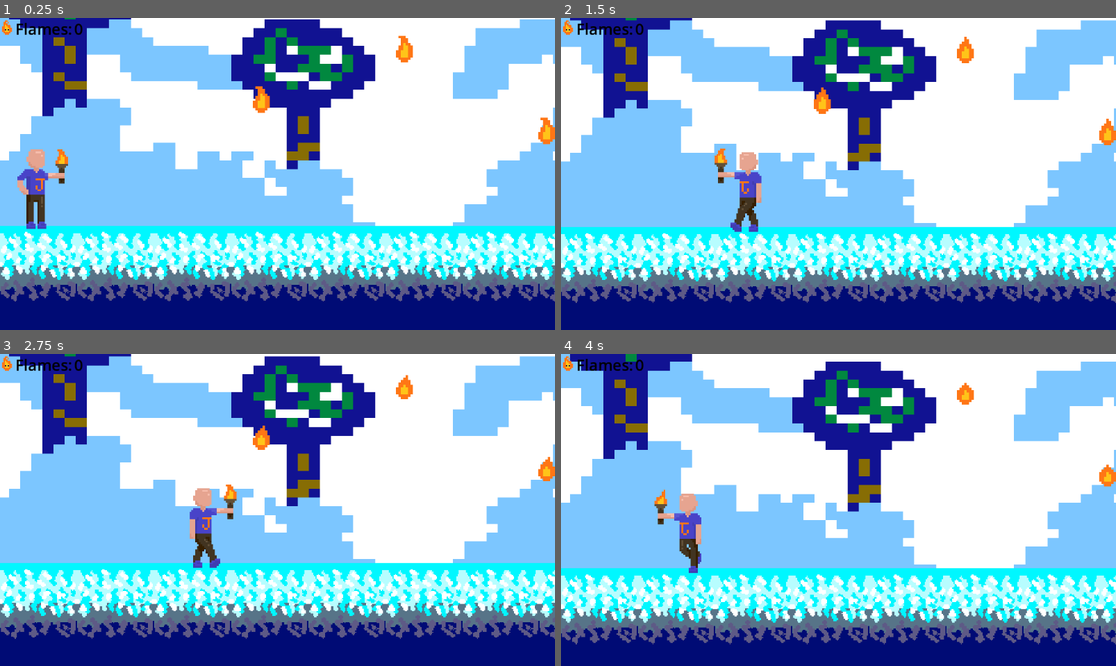
Above: before the commit, frames 1-4 (two rows, left to right).
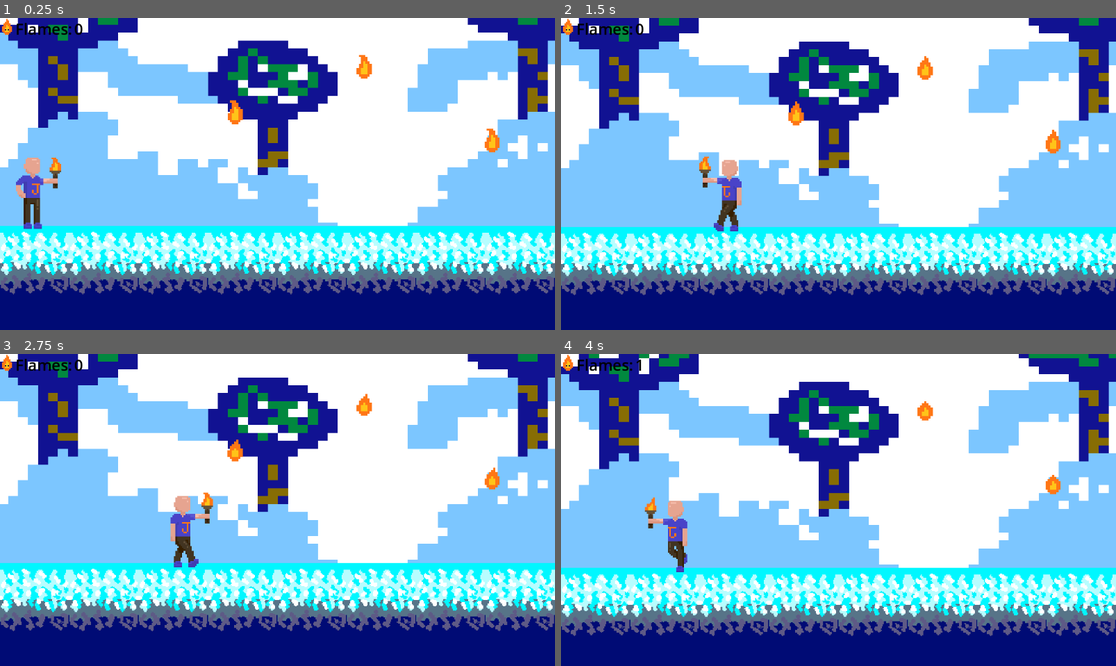
Above: after the commit, the same moments.

Repository: Elena-Barrachina/PonentJam
Game: Godot game, scene res://scenes/main.tscn
Same seed, same stepped clock (60 frames per second), same inputs: the game is played once before the commit and once after it.
Inputs:
- Up to frame 1 (0.25 s): no input
- Up to frame 2 (1.5 s): hold Right (ui_right) 0.53-1.28 s; hold Left (ui_left) from 1.28 s (still down)
- Up to frame 3 (2.75 s): release Left (ui_left) at 2.03 s; hold Right (ui_right) from 2.03 s (still down)
- Up to frame 4 (4 s): release Right (ui_right) at 2.78 s; hold Up (ui_up) 2.78-3.53 s; hold Left (ui_left) from 3.53 s (still down)

The runs differ from the first frame. In frame 1, 40% of the frame differs, in the area x 0-100%, y 0-91%; in frame 2, 40%; in frame 3, 40%; in frame 4, 41%, in the area x 0-100%, y 0-94%.

Commit message:
Havemus contador
He aprés sobre grups i etiquetes, tu

Diff:
--- a/project.godot
+++ b/project.godot
@@ -15,9 +15,10 @@
 config/features=PackedStringArray("4.5", "GL Compatibility")
 config/icon="res://icon.svg"
 
-[display]
+[global_group]
 
-window/size/mode=2
+flames=""
+flames_num=""
 
 [input]
 
--- a/scenes/Flame.tscn
+++ b/scenes/Flame.tscn
@@ -15,7 +15,7 @@
 
 func _on_body_entered(body):
 	if body.is_in_group(\"player\"):
-		body.add_collectible()
+		body.add_flame()
 		$AudioStreamPlayer2D.play()
 		pickup_effect()
 
@@ -24,9 +24,9 @@
 
 	var tween = create_tween()
 	tween.set_parallel(true)
-	tween.tween_property(anim, \"rotation_degrees\", anim.rotation_degrees + 720, 0.6)
-	tween.tween_property(self, \"position:y\", position.y - 60, 0.6)
-	tween.tween_property(anim, \"modulate:a\", 0.0, 0.6)
+	tween.tween_property(anim, \"rotation_degrees\", anim.rotation_degrees + 900, 0.6)
+	tween.tween_property(self, \"position:y\", position.y - 100, 0.6)
+	tween.tween_property(anim, \"modulate:a\", 0.0, 0.8)
 	tween.finished.connect(queue_free)
 "
 
@@ -90,7 +90,7 @@
 [sub_resource type="CircleShape2D" id="CircleShape2D_61c27"]
 radius = 5.0
 
-[node name="Llama" type="Area2D"]
+[node name="Llama" type="Area2D" groups=["flames"]]
 script = SubResource("GDScript_1pg6c")
 
 [node name="AnimatedSprite2D" type="AnimatedSprite2D" parent="."]
--- a/scenes/UI.tscn
+++ b/scenes/UI.tscn
@@ -61,25 +61,24 @@
 
 [node name="Ui" type="CanvasLayer"]
 
-[node name="Flama_info" type="HBoxContainer" parent="."]
+[node name="Flames_info" type="HBoxContainer" parent="."]
 offset_right = 40.0
 offset_bottom = 40.0
 
-[node name="AnimatedSprite2D" type="AnimatedSprite2D" parent="Flama_info"]
+[node name="AnimatedSprite2D" type="AnimatedSprite2D" parent="Flames_info"]
 position = Vector2(14, 20)
 scale = Vector2(3, 3)
 sprite_frames = SubResource("SpriteFrames_ukj8e")
 animation = &"flama"
-frame = 3
-frame_progress = 0.2933187
+frame_progress = 0.07557459
 
-[node name="Flama_text" type="Label" parent="Flama_info"]
+[node name="Flames_text" type="Label" parent="Flames_info"]
 layout_mode = 2
 theme_override_colors/font_color = Color(0, 0, 0, 1)
 theme_override_font_sizes/font_size = 32
 text = "    Flames:"
 
-[node name="Flama_num" type="Label" parent="Flama_info" groups=["flames_num"]]
+[node name="Flames_num" type="Label" parent="Flames_info" groups=["flames_num"]]
 layout_mode = 2
 theme_override_colors/font_color = Color(0, 0, 0, 1)
 theme_override_font_sizes/font_size = 32
--- a/scenes/main.tscn
+++ b/scenes/main.tscn
@@ -69,73 +69,9 @@
 [sub_resource type="TileSet" id="TileSet_o6xl0"]
 sources/0 = SubResource("TileSetAtlasSource_tefeu")
 
-[sub_resource type="GDScript" id="GDScript_vcsgt"]
-script/source = "extends CharacterBody2D
-
-const SPEED = 200
-const JUMP_FORCE = -400
-const GRAVITY = 1000
-
-@onready var anim = $AnimatedSprite2D
-@onready var pasos = $pasos_audio
-@onready var counter_label = get_tree().get_first_node_in_group(\"ui_counter\")
-
-var llamas = 0
-
-func _ready():
-	add_to_group(\"player\")  # This allows collectibles to recognize this as the player
-
-func _physics_process(delta):
-	var input_dir = 0
-
-	if Input.is_action_pressed(\"ui_right\"):
-		input_dir += 1
-	if Input.is_action_pressed(\"ui_left\"):
-		input_dir -= 1
-
-	velocity.x = input_dir * SPEED
-
-	if input_dir != 0:
-		if not pasos.playing:
-			pasos.play()
-	else:
-		if pasos.playing:
-			pasos.stop()
-
-	# TODO: Use proper jump dynamics
-	print(velocity.y)
-	if Input.is_action_just_pressed(\"ui_up\") and velocity.y == 0:
-		velocity.y = JUMP_FORCE
-
-	velocity.y += GRAVITY * delta
-
-	if anim:
-		if input_dir != 0:
-			anim.animation = \"Correr\"
-			anim.flip_h = input_dir < 0
-		else:
-			anim.animation = \"Parado\"
-
-	move_and_slide()
-
-func add_collectible():
-	llamas += 1
-	print(\"I got it!\")
-	update_ui()
-
-func update_ui():
-	if counter_label:
-		counter_label.text = str(llamas)
-	print(\"Collectibles: \", llamas)
-
-func _on_Area2D_area_entered(area):
-	if area.is_in_group(\"Llama\"):
-		print(\"collected flame\")
-"
-
 [node name="Main" type="Node2D"]
 
-[node name="Ui" parent="." groups=["flames_num"] instance=ExtResource("3_vcsgt")]
+[node name="UI" parent="." instance=ExtResource("3_vcsgt")]
 
 [node name="TextureRect" type="TextureRect" parent="."]
 offset_left = -11.0
@@ -194,11 +130,10 @@
 [node name="CharacterBody2D" parent="." instance=ExtResource("5_vcsgt")]
 position = Vector2(37, 438)
 scale = Vector2(1.5, 1.5)
-script = SubResource("GDScript_vcsgt")
 
 [node name="Camera2D2" type="Camera2D" parent="CharacterBody2D"]
-offset = Vector2(0, -15)
-zoom = Vector2(2.5, 2.5)
+offset = Vector2(0, -20)
+zoom = Vector2(2.25, 2.25)
 limit_left = 0
 limit_top = 0
 limit_right = 1152
--- a/scripts/player.gd
+++ b/scripts/player.gd
@@ -6,7 +6,9 @@
 
 @onready var anim = $AnimatedSprite2D
 @onready var pasos = $pasos_audio
-@onready var flames_num = get_tree().get_first_node_in_group("flames_num")
+@onready var flames_num := get_tree().get_first_node_in_group("flames_num")
+
+var contador := 0
 
 func _ready():
 	add_to_group("player")
@@ -29,9 +31,9 @@
 		if pasos.playing:
 			pasos.stop()
 
-	# TODO: Use proper jump dynamics
 	if Input.is_action_just_pressed("ui_up") and velocity.y == 0:
 		velocity.y = JUMP_FORCE
+		# TODO: Use proper jump dynamics
 
 	velocity.y += GRAVITY * delta
 
@@ -45,14 +47,13 @@
 	move_and_slide()
 
 func add_flame():
-	flames_num += 1
+	contador += 1
 	update_ui()
 
 func update_ui():
 	if flames_num:
-		#flames_num.text = str(flames_num)
-		flames_num.text = 999
+		flames_num.text = str(contador)
 
 func _on_Area2D_area_entered(area):
-	if area.is_in_group("flame"):
+	if area.is_in_group("flames"):
 		print("Has recollit la flama")
Not shown: 1 places in scenes/main.tscn that only renumber resources
